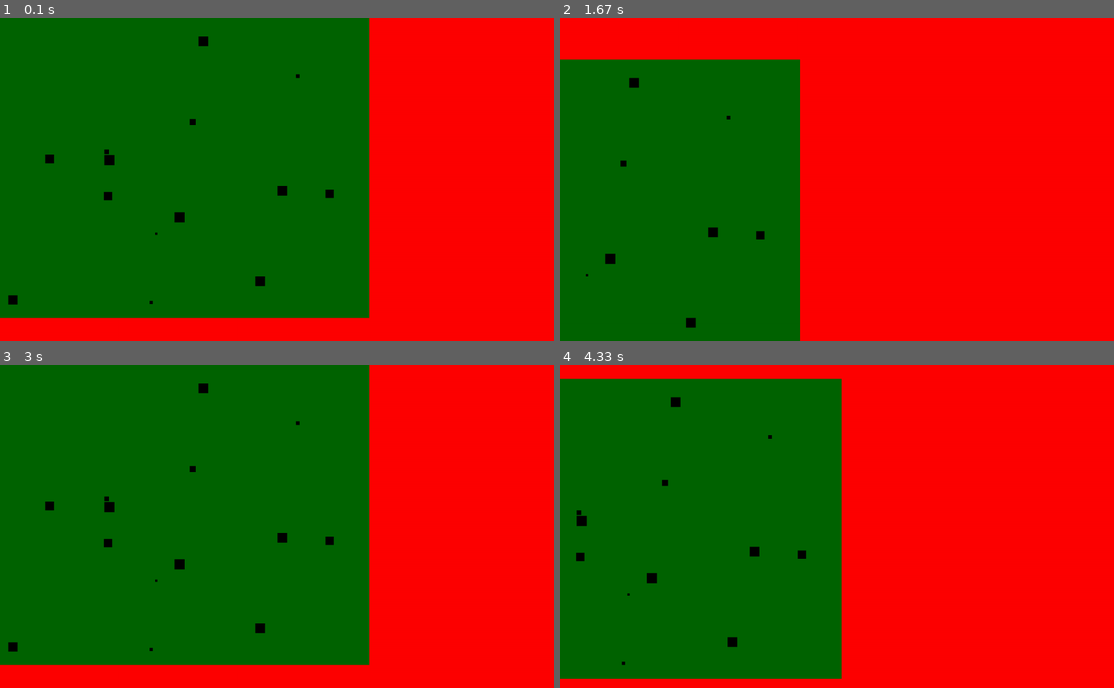
Above: before the commit, frames 1-4 (two rows, left to right).
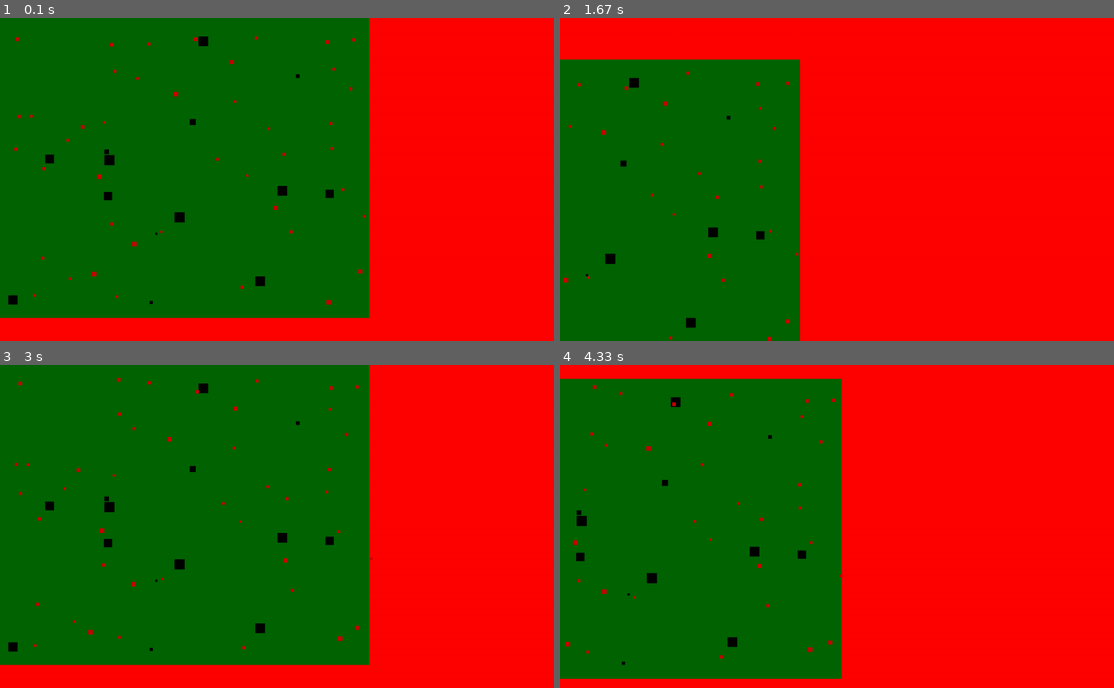
Above: after the commit, the same moments.

Repository: peterjheile/LearningCenter
Game: pygame game, started from pygame/EcosystemGame2/Initializer.py
Same seed, same stepped clock (60 frames per second), same inputs: the game is played once before the commit and once after it.
Inputs:
- Up to frame 1 (0.1 s): no input
- Up to frame 2 (1.67 s): hold D 0.33-0.8 s; hold W 0.83-1.13 s; hold D 1.17-1.63 s
- Up to frame 3 (3 s): hold A 1.67-2.2 s; hold S 2.23-2.53 s; hold A 2.57-2.97 s
- Up to frame 4 (4.33 s): hold W 3-3.37 s; hold D 3.4-4.03 s; hold S from 4.07 s (still down)

The runs differ from the first frame. In frame 1, 0.3% of the frame differs, in the area x 2-66%, y 5-89%; in frame 2, 0.2%; in frame 3, 0.3%, in the area x 2-68%, y 4-88%; in frame 4, 0.3%.

Commit message:
creature movement now implemented

Diff:
--- a/pygame/EcosystemGame2/Maps/MapClass.py
+++ b/pygame/EcosystemGame2/Maps/MapClass.py
@@ -25,7 +25,7 @@
             i.draw(display)
 
     def drawAllCreatures(self,display):
-        for i in self.allObstacles:
+        for i in self.allCreatures:
             i.draw(display)
 
     def draw(self,display):
--- a/pygame/EcosystemGame2/Window/InteractionsClass.py
+++ b/pygame/EcosystemGame2/Window/InteractionsClass.py
@@ -1,3 +1,4 @@
+from random import randint
 class Interactions:
     @classmethod
     def displaceScreen(Interactions,map,obstacles,creatures,displacement):
@@ -9,5 +10,9 @@
             i.y += displacement[1]
 
         for i in creatures:
-            i.x += displacement[0]
-            i.y += displacement[1]
+            i.x += displacement[0] + Interactions.creatureMove()
+            i.y += displacement[1] + Interactions.creatureMove()
+
+    @classmethod
+    def creatureMove(Interactions):
+        return randint(-1,1)
